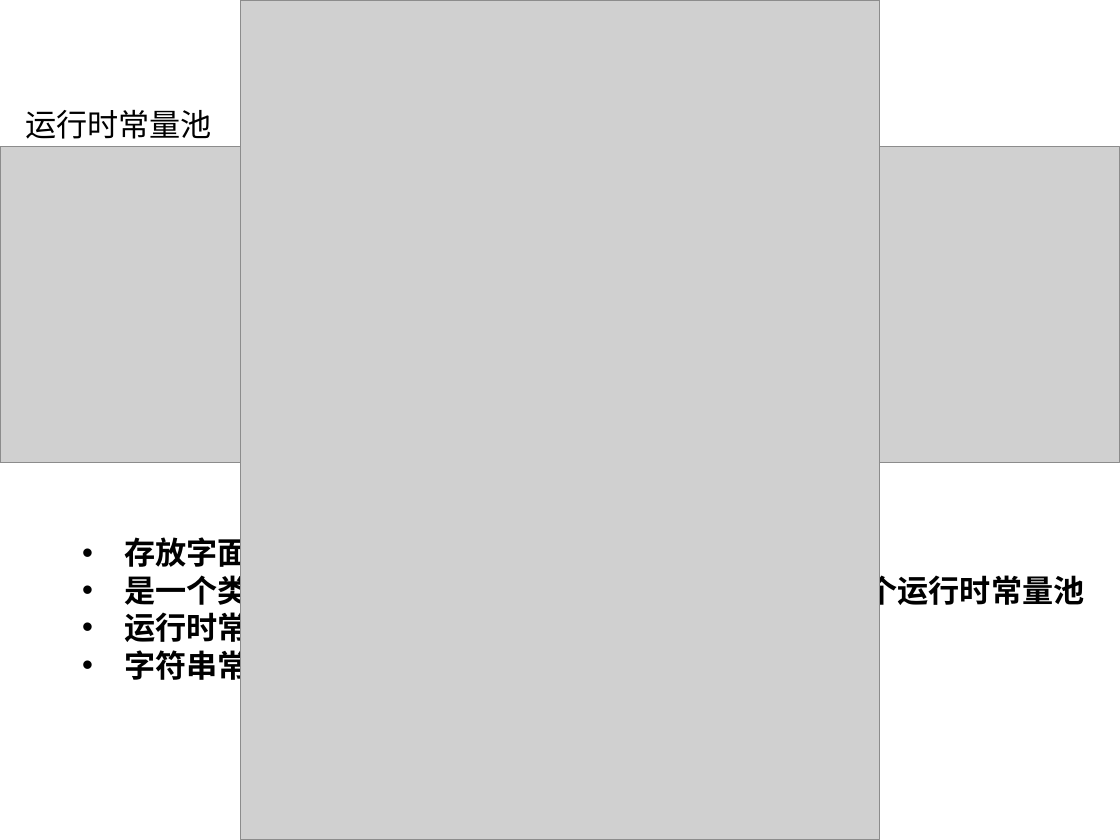
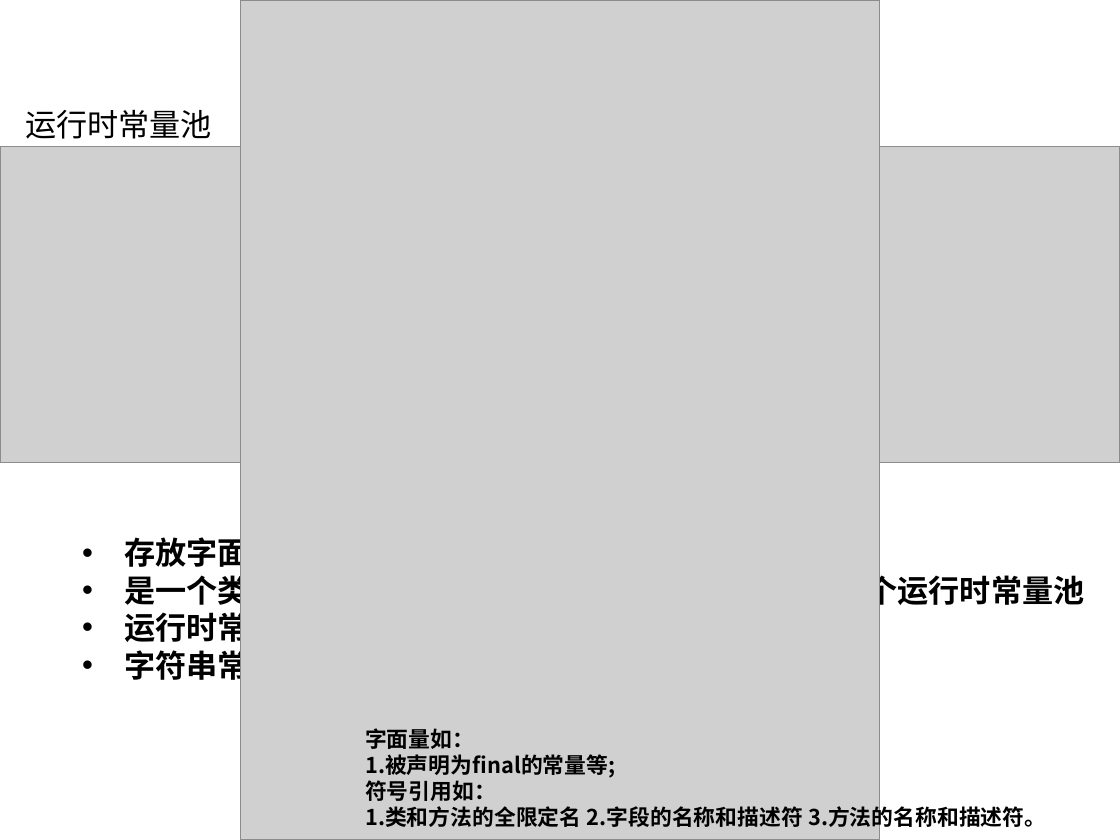
Before and after one commit to HeyFL/xmind, a slide deck: slide 12 of 分享 PPT/Java内存结构(Hotspot).ppt. Drawn at 1120x840 pixels with LibreOffice and Linux fonts; fonts in the diff are those of the drawing; grey boxes stand for pictures; background and template pictures are left out. Boxes give left, top, right and bottom in pixels: in the first picture for what was removed or moved away, otherwise in the second. Text is boxed around its words. In the diff, an @@ line names an element or a change of style, - is before the commit and + after.

Commit message:
内存结构分享PPT上传

```diff
--- a/分享 PPT/Java内存结构(Hotspot).ppt
+++ b/分享 PPT/Java内存结构(Hotspot).ppt
@@ text added at (365, 728, 1046, 831), 14 pt, text #000000, bold @@
+字面量如：
+1.被声明为final的常量等;
+符号引用如：
+1.类和方法的全限定名 2.字段的名称和描述符 3.方法的名称和描述符。
```
Also in this commit, not shown: 5 other slides changed.
